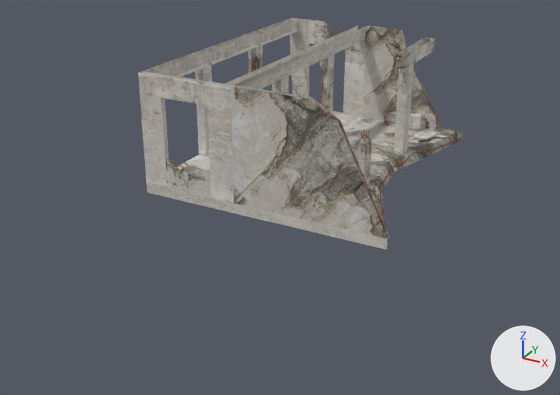
One commit to the FBX model vRRubbleBuilding.fbx: the scene before it, then after it.
Before and after are seen from a 50 mm lens placed at (8.01, -13.99, 5.82), pointed at (-0.42, 1.33, -1.84). Every picture has the same lights, and +X, +Y and +Z are marked at lower right. Where no turn or scale is listed for an object, it has been applied to the vertices. Vertices at the same position are counted once.
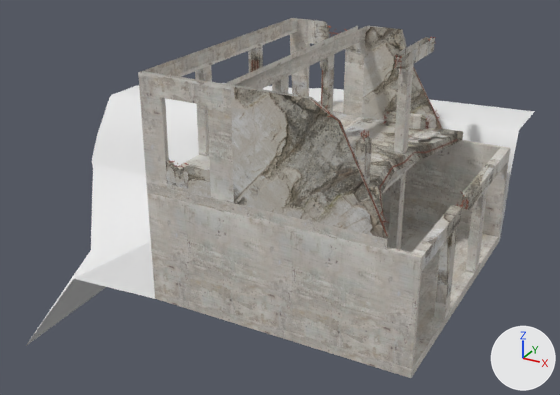
What changed in the scene script:
```text
Change me_cube_001:
    used by ob_cube; location = (0.0, 0.0, 0.0)
    remove me_cube_001.from_pydata(...)  # 2620 vertices, 2038 faces; spans x -1.06..4.03, y -3.01..3.02, z -0.2..2.22
    add me_cube_001.from_pydata(...)  # 2943 vertices, 2247 faces; spans x -1.06..4.6, y -3.01..3.8, z -2.6..2.22
    me_cube_001 part 1: the loose piece of 8 vertices spanning x 2.6..2.8, y 0.9..1.2, z 0.0..1.9 is copied, and the copy is moved by (1.8, 0.0, -2.4); it spans x 4.4..4.6, y 0.9..1.2, z -2.4..-0.5
    me_cube_001 part 2: the loose piece of 8 vertices spanning x 2.6..2.8, y 0.9..1.2, z 0.0..1.9 is copied, and the copy is moved by (1.8, -2.1, -2.4); it spans x 4.4..4.6, y -1.2..-0.9, z -2.4..-0.5
    me_cube_001 part 3: the loose piece of 8 vertices spanning x 2.6..2.8, y 0.9..1.2, z 0.0..1.9 is copied, and the copy is moved by (0.0, 0.0, -2.4); it spans x 2.6..2.8, y 0.9..1.2, z -2.4..-0.5
    me_cube_001 part 4: a new loose piece of 55 vertices spanning x -1.0..4.6, y -3.0..3.0, z -2.6..-0.2, in mat_material (picture img_rubblebuilding_png)
    me_cube_001 part 5: 44 vertices added at x 2.6..4.6, y -2.9..2.9, z -0.5..-0.1
    me_cube_001 part 6: 16 vertices added at x -0.5..1.0, y -2.9..3.8, z -0.5..0.0
Add me_cube:
    me_cube.from_pydata(...)  # 44 vertices, 33 faces; spans x -7.6..4.6, y -3.37..5.39, z -4.8..0.0
Add ob_cube_001:
    ob_cube_001 = bpy.data.objects.new('Cube.001', me_cube)
    ob_cube_001.location = (0.0, 0.0, 0.0)
```

Where the change shows, as pixel boxes [x1, y1, x2, y2] in the pictures (560 x 395 px):
'Cube', reshaped (14% wider, 55% taller)
    before: [138, 18, 463, 250]
    after: [138, 18, 510, 378]
'Cube.001', added
    after: [26, 83, 535, 346]
part 1 of me_cube_001, added
    after: [465, 187, 488, 273]
part 2 of me_cube_001, added
    after: [434, 226, 458, 320]
part 3 of me_cube_001, added
    after: [388, 172, 406, 250]
part 4 of me_cube_001, added
    after: [147, 140, 510, 378]
part 5 of me_cube_001, added
    after: [383, 148, 509, 210]
part 6 of me_cube_001, added
    after: [318, 100, 344, 112]
